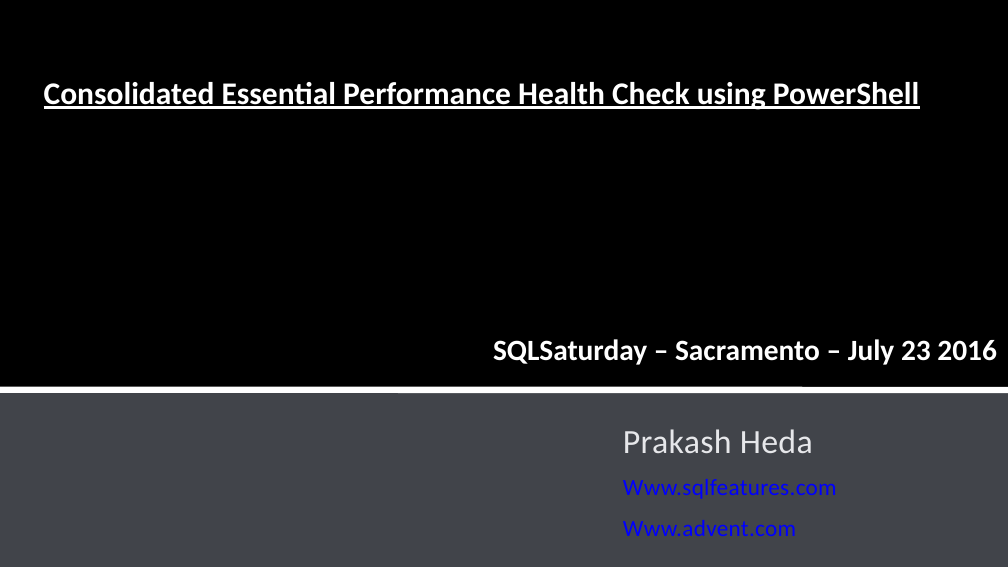
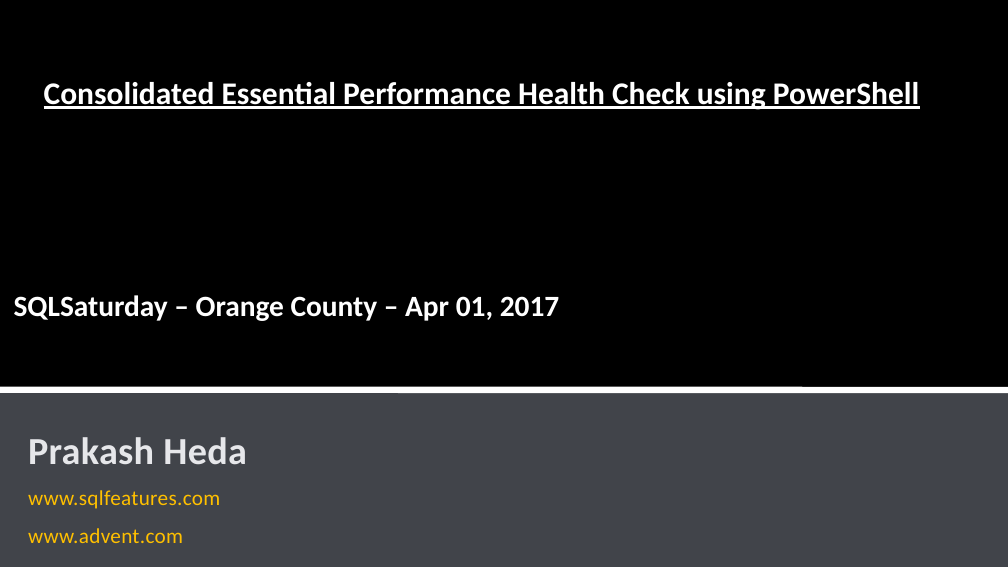
Before and after one commit to hedaprakash/SQLHealthCheck, a slide deck: slide 1 of Consolidated Essential Performance Health Check using PowerShell.pptx. Drawn at 1008x567 pixels with LibreOffice and Linux fonts; fonts in the diff are those of the drawing; background and template pictures are left out. Boxes give left, top, right and bottom in pixels: in the first picture for what was removed or moved away, otherwise in the second. Text is boxed around its words. In the diff, an @@ line names an element or a change of style, - is before the commit and + after.

```diff
--- a/Consolidated Essential Performance Health Check using PowerShell.pptx
+++ b/Consolidated Essential Performance Health Check using PowerShell.pptx
@@ text at bbox=[14, 295, 560, 321]: text changed @@
-SQLSaturday – Sacramento – July 23 2016
+SQLSaturday – Orange County – Apr 01, 2017
@@ text "Prakash Heda": place and size @@
-text "Prakash Heda" at bbox=[623, 429, 837, 536]
+text "Prakash Heda" at bbox=[28, 437, 247, 543]
@@ text at bbox=[28, 437, 247, 465]: size 32.3 to 36.4 pt, bold on in "Prakash Heda" @@
@@ text at bbox=[28, 490, 220, 543]: text changed; size 22.1 to 20.1 pt; text colour #0000FF to #FFC000 @@
-Www.sqlfeatures.com
-Www.advent.com
+www.sqlfeatures.com
+www.advent.com
```
Also in this commit, not shown: 12 other slides changed, 2 slides added, 6 other files.
